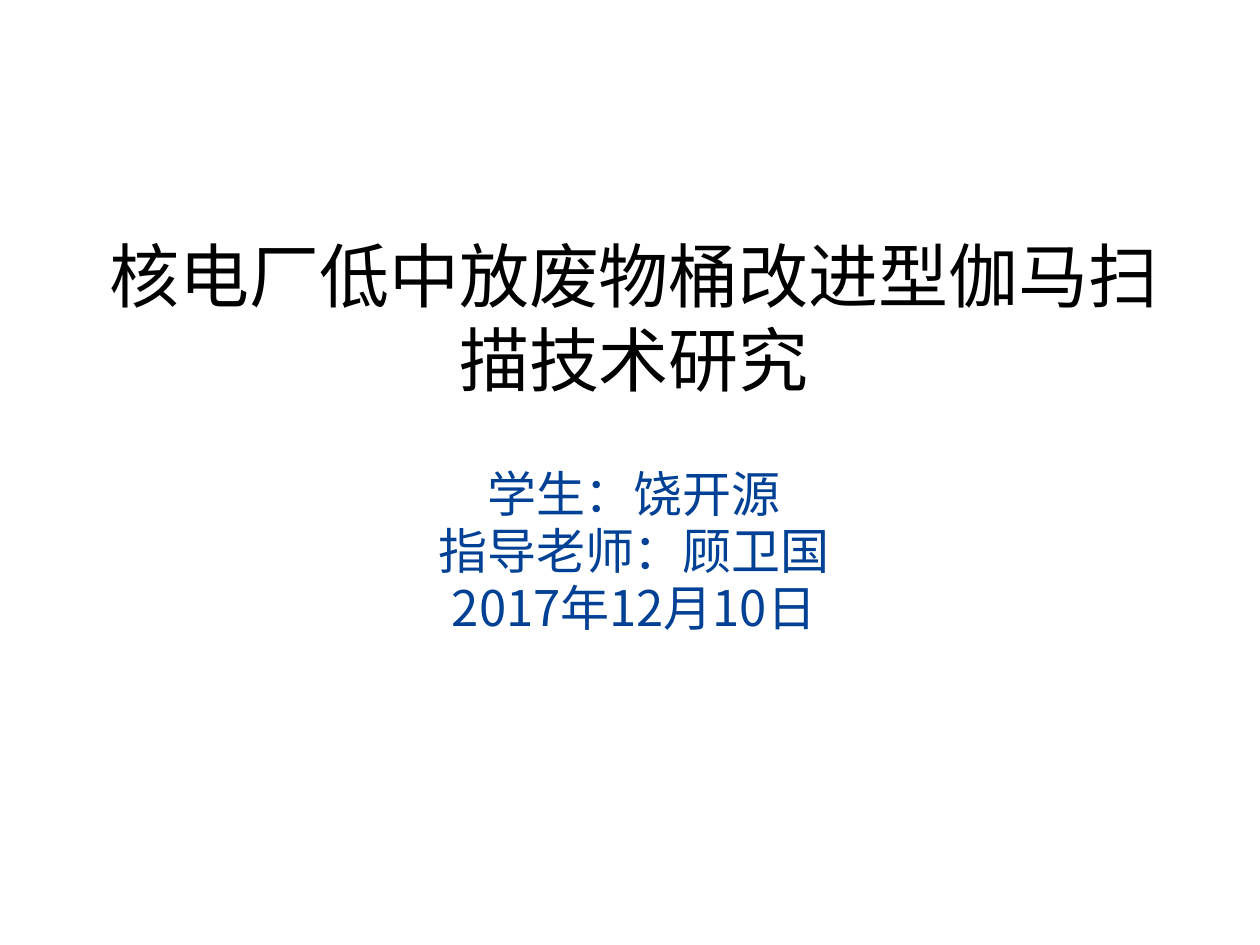
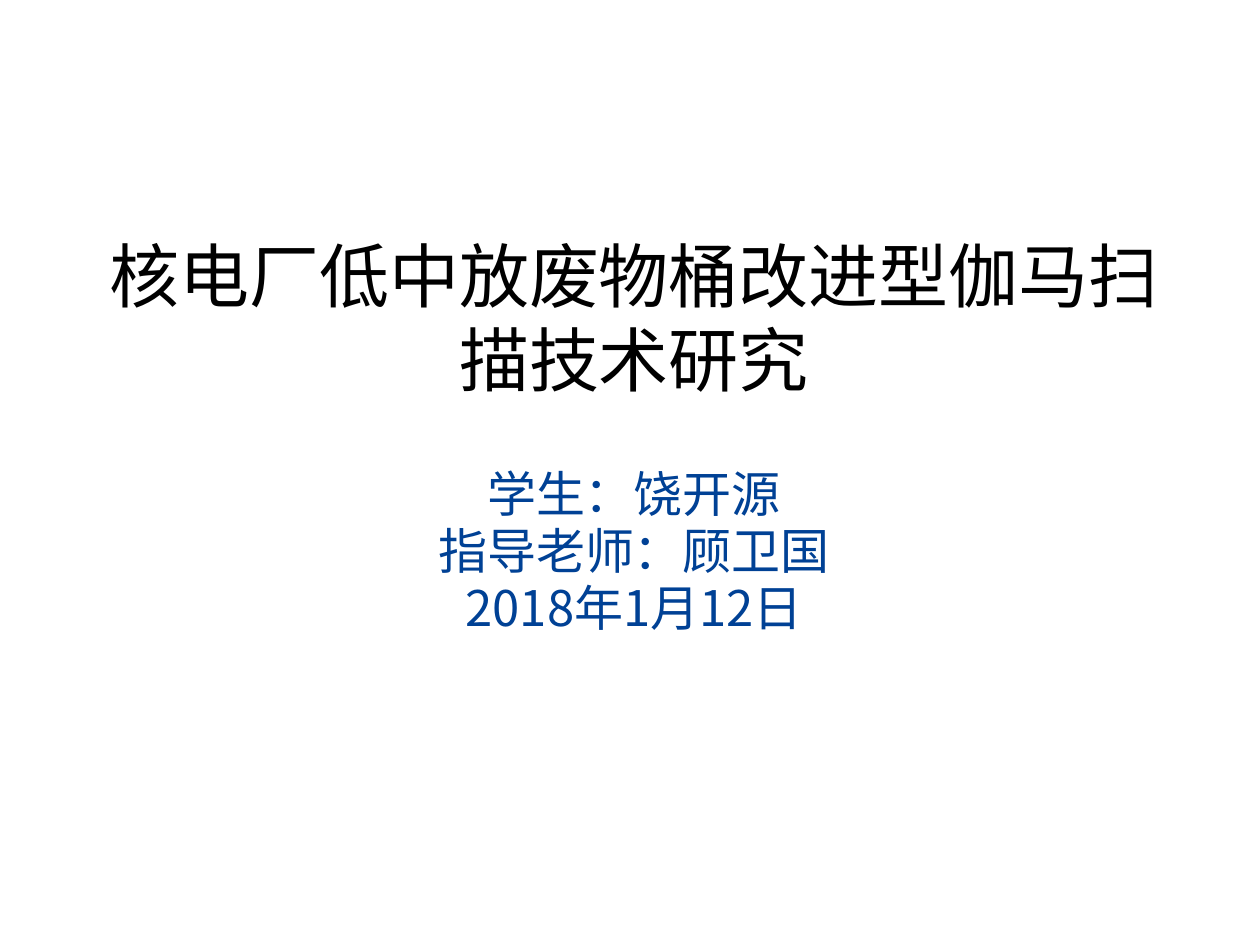
Before and after one commit to danxibao/NDAPapers, a slide deck: slide 1 of 毕业答辩报告.pptx. Drawn at 1260x945 pixels with LibreOffice and Linux fonts; fonts in the diff are those of the drawing; background and template pictures are left out. Boxes give left, top, right and bottom in pixels: in the first picture for what was removed or moved away, otherwise in the second. Text is boxed around its words. In the diff, an @@ line names an element or a change of style, - is before the commit and + after.

```diff
--- a/毕业答辩报告.pptx
+++ b/毕业答辩报告.pptx
@@ subtitle at (x1=466, y1=584, x2=803, y2=630): text changed @@
-2017年12月10日
+2018年1月12日
```
Also in this commit, not shown: 12 other slides changed, 3 other files.
